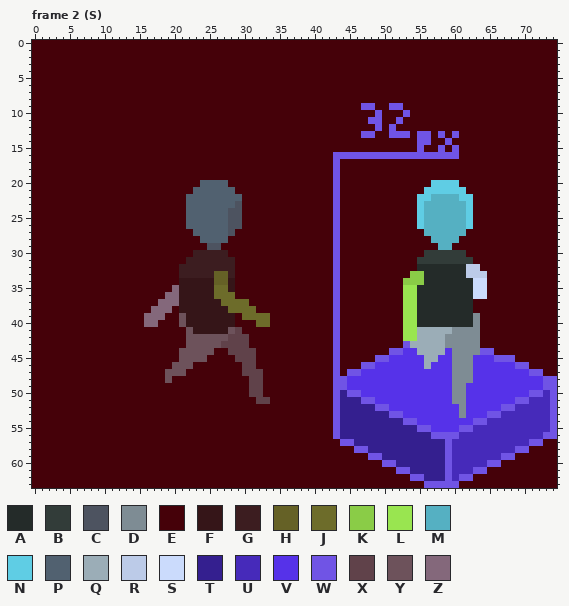
Two versions of one pixel-art file, Dibujo/Aseprite/Practicando/Personaje_Caminando.aseprite. The picture above was drawn from the file before the commit.
75x64 pixels, 48 frames. Colours within 5 levels of each other are drawn and written as one. Shown: frame 2 (S). The commit also changed other frames, which this record leaves out.
Visible layers, top first: "Flattened" opacity 47%, "BrazoFrente", "Torso", "PiernaFrente", "PiernaDetras", "BrazoDetras", "Cabeza", "Tile", "Fondo".
Palette (. is transparent): A #242b29  B #323c39  C #4d5360  D #7e8c94  E #450109  F #351518  G #3c1d20  H #656126  J #6d6c2a  K #8acc47  L #99e550  M #55b0c2  N #5fcde4  P #516170  Q #9badb7  R #bccbe8  S #cbdbfc  T #341f8f  U #462aba  V #5632e9  W #7054e5  X #60424a  Y #6d525b  Z #84687b
Pixels before, frame 2 (S) (only the part around the change), first column x 51:
33 EEEKKAAAAAARRREEEE
34 EEKKKAAAAAAASSEEEE
35 EELLAAAAAAAASSEEEE
36 EELLAAAAAAAASSEEEE
37 EELLAAAAAAAAEEEEEE
38 EELLAAAAAAAAEEEEEE
39 EELLAAAAAAAADEEEEE
40 EELLAAAAAAAADEEEEE
41 EELLQQQQQDDDDEEEEE
42 EELLQQQQDDDDDEEEEE
43 EEWQQQQQDDDDDEEEEE
44 WWVVQQQQVDDDDWWEEE
45 VVVVVQQVVDDDVVVWWW
46 VVVVVQVVVDDDVVVVVV
47 VVVVVVVVVDDDVVVVVV
48 VVVVVVVVVDDDVVVVVV
49 VVVVVVVVVDDVVVVVVV
50 VVVVVVVVVDDVVVVVVV
51 VVVVVVVVVDDVVVVVVV
52 VVVVVVVVVVDVVVVVWW
53 WWVVVVVVVVDVVVWWUU
54 TTWWVVVVVVVVWWUUUU
55 TTTTWWVVVVWWUUUUUU
56 TTTTTTWWWWUUUUUUUU
57 TTTTTTTTWUUUUUUUUU
58 TTTTTTTTWUUUUUUUUU
59 TTTTTTTTWUUUUUUUWW
Once edited:
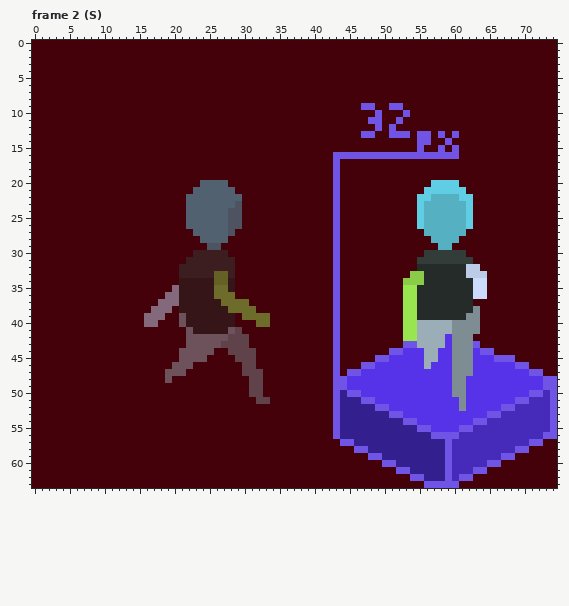
The exact change:
Frame 2 (S), layers "Torso", "PiernaFrente", "PiernaDetras":
Colour A gives way to colour D in row 39 at x 62; in row 40 at x 60 to 62.
Colour E gives way to colour D in row 38 at x 63.
Colour D gives way to colour E in row 42 at x 63.
Colour A gives way to colour Q in row 40 at x 55 to 59.
Colour D gives way to colour V in rows 42 to 43 at x 59; in row 44 at x 63; in row 48 at x 62; in row 51 at x 60; in row 53 at x 61.
Colour Q gives way to colour V in row 44 at x 55 and 58.
Colour D gives way to colour W in row 43 at x 63.
Colour Q gives way to colour W in row 43 at x 54.
Pixel boxes of the changes (left, top, right, bottom) in both pictures:
changed: (410, 306, 480, 355)
changed: (452, 376, 473, 418)
